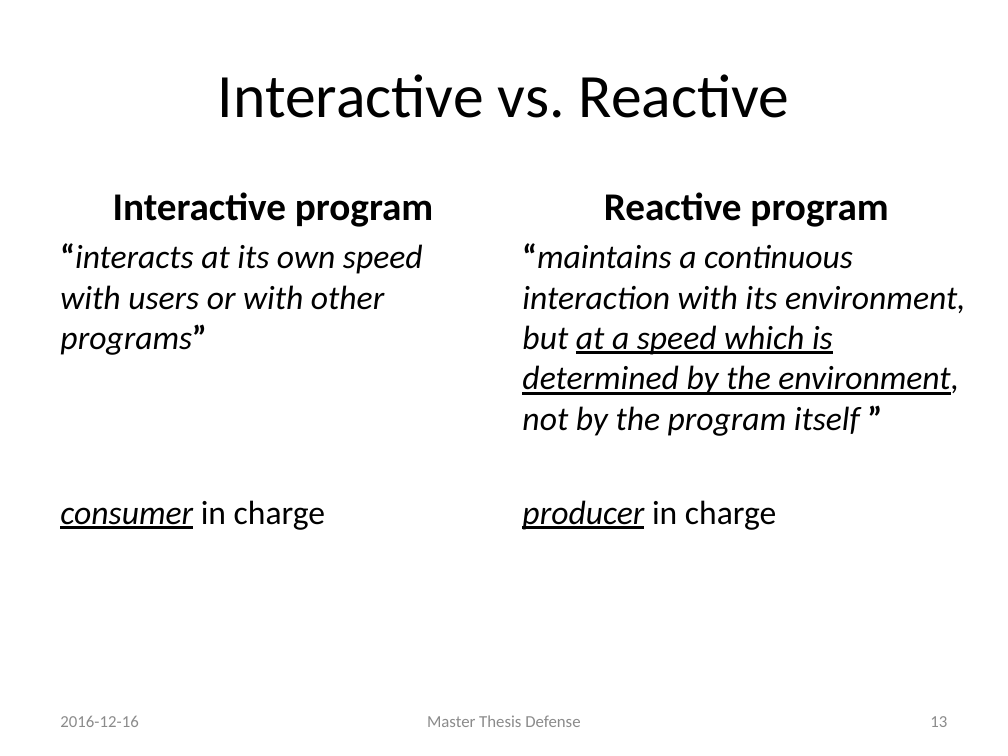
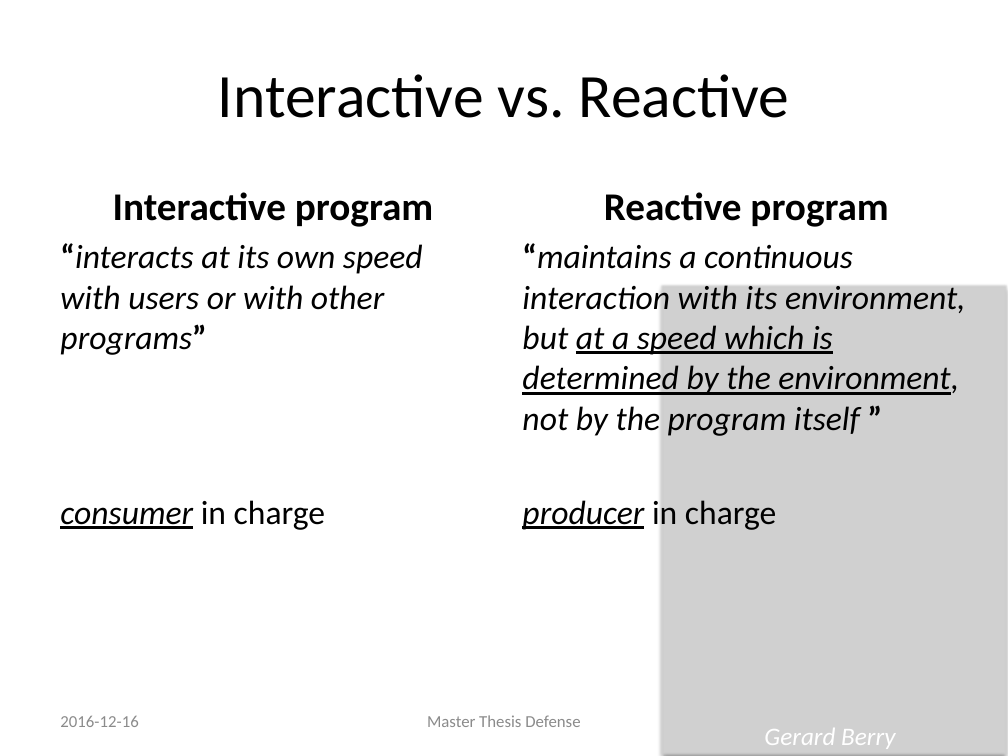
Before and after one commit to rvanheest/Thesis-Feedback-Control-Report-and-Presentation, a slide deck: slide 13 of presentation/Presentation.pptx (slide 14 before the commit). Drawn at 1008x756 pixels with LibreOffice and Linux fonts; fonts in the diff are those of the drawing; grey boxes stand for pictures. Boxes give left, top, right and bottom in pixels: in the first picture for what was removed or moved away, otherwise in the second. Text is boxed around its words. In the diff, an @@ line names an element or a change of style, - is before the commit and + after.

```diff
--- a/presentation/Presentation.pptx
+++ b/presentation/Presentation.pptx
@@ picture added at bbox=[660, 283, 1008, 756] @@
@@ page number removed at bbox=[930, 716, 947, 727] @@
-13
@@ text added at bbox=[764, 728, 895, 749], 18 pt, text #FFFFFF, italic @@
+Gerard Berry
```
Also in this commit, not shown: 7 other slides changed, 3 slides added, 3 slides removed, 4 other files.
